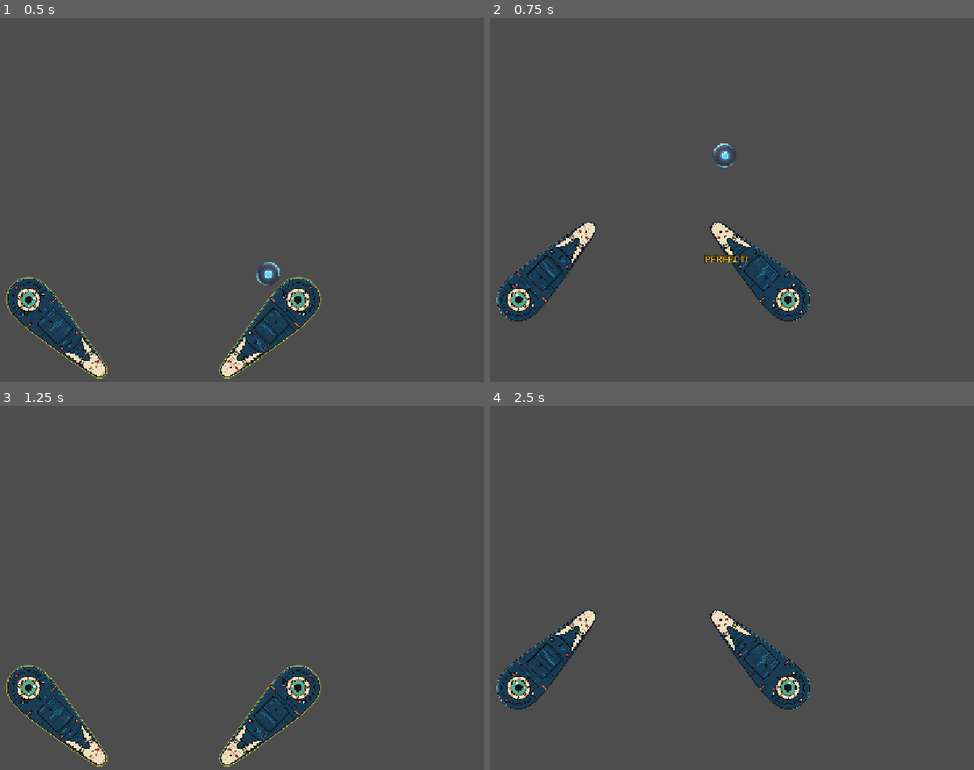
Above: before the commit, frames 1-4 (two rows, left to right).
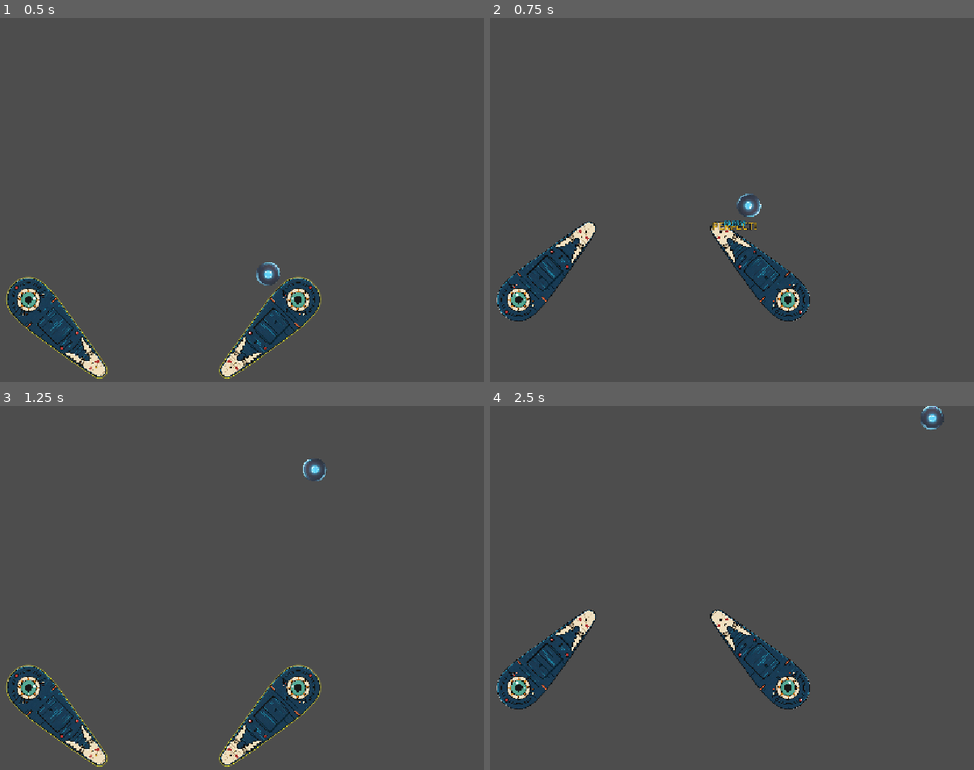
Above: after the commit, the same moments.

Repository: MoHoDu/godot-pinball-pjt
Game: Godot game, scene res://scenes/test_flipper/test_flipper.tscn
Same seed, same stepped clock (60 frames per second), same inputs: the game is played once before the commit and once after it.
Inputs:
- Up to frame 1 (0.5 s): no input
- Up to frame 2 (0.75 s): tap Enter at 0.5 s; hold D (flipper_select_right) from 0.53 s (still down); tap Space (flipper) at 0.6 s
- Up to frame 3 (1.25 s): keep holding D (flipper_select_right)
- Up to frame 4 (2.5 s): release D (flipper_select_right) at 1.28 s; hold S (flipper_select_down) 1.28-2.03 s; tap Space (flipper) at 1.35, 2.3 s; hold D (flipper_select_right) from 2.03 s (still down); tap 0 at 2.1 s

Frame 1 is identical in both runs. In frame 2, 0.6% of the frame differs, in the area x 44-57%, y 34-68%; in frame 3, 0.2%; in frame 4, 0.2%.

Commit message:
feat: Limit flipper impact speed and prevent duplicate hits
작업 목표: 플리퍼 반사의 등급별 속도 상한을 정의하고 동일 물리 프레임의 중복 충돌 가속을 방지합니다.

작업 상세:
- [x] 일반 최대 속도 1540px/s와 정확 패링 최대 속도 1700px/s 공용 설정 추가
- [x] 물리 반사와 패링 배율 이후 최종 방향을 유지하는 속도 Clamp 추가
- [x] 공 단위 물리 프레임 충돌 잠금으로 좌우 서브 플리퍼 이중 처리 방지
- [x] 패링 결과 및 피드백 신호의 동일 충돌 중복 발생 방지
- [x] 이동된 테스트 씬 경로 참조 수정 및 HUD 최대 속도 표시
- [x] 최대 속도와 충돌 잠금 자동 테스트 추가
- [ ] Godot 기본 충돌 이후 실제 linear_velocity 최종 상한 확정

에러 및 비고:
- 전체 공·플리퍼 자동 테스트 15개 통과
- 현재 Clamp 이후 Godot 기본 충돌이 속도를 다시 추가할 수 있어 공 중심의 최종 확정 단계가 필요함
- Headless 실행의 기존 선택 셰이더 컴파일 경고는 테스트 결과에 영향 없음

Diff:
--- a/scenes/test_flipper/test_flipper_parry.tscn
+++ b/scenes/test_flipper/test_flipper_parry.tscn
@@ -34,14 +34,14 @@
 offset_left = 20.0
 offset_top = 20.0
 offset_right = 590.0
-offset_bottom = 265.0
+offset_bottom = 292.0
 
 [node name="GuideLabel" type="Label" parent="ParryTestGuide/Panel" index="0" unique_id=1362814704]
 layout_mode = 0
 offset_left = 16.0
 offset_top = 12.0
 offset_right = 554.0
-offset_bottom = 230.0
+offset_bottom = 258.0
 theme_override_font_sizes/font_size = 18
 text = "일반·정확 패링 테스트 로딩 중..."
 
--- a/scripts/flipper_system/flipper.gd
+++ b/scripts/flipper_system/flipper.gd
@@ -35,6 +35,9 @@
 )
 const FlipperParryFeedbackClass := preload(
 	"res://scripts/flipper_system/parrying/flipper_parry_feedback.gd"
+)
+const FlipperCollisionGuardClass := preload(
+	"res://scripts/flipper_system/parrying/flipper_collision_guard.gd"
 )
 const DEFAULT_STATE_RULES: Resource = preload(
 	"res://settings/flippers/FlipperStateRules.tres"
@@ -68,6 +71,7 @@
 var _parry_rules: Resource = DEFAULT_PARRY_RULES
 var _state_machine: RefCounted
 var _parry_evaluator: RefCounted = FlipperParryEvaluatorClass.new()
+var _collision_guard: RefCounted = FlipperCollisionGuardClass.new()
 var _is_selected: bool = false
 @export_storage var _source_collision_polygon := PackedVector2Array()
 @export_storage var _source_collision_position := Vector2.ZERO
@@ -748,6 +752,15 @@
 
 		if hit.is_empty():
 			continue
+		if bool(_collision_guard.call(
+			&"was_resolved_this_physics_frame",
+			ball
+		)):
+			continue
+
+		# 충돌을 발견한 첫 플리퍼가 이 물리 프레임의 처리 권한을 가집니다.
+		# 공 메타데이터를 사용하므로 서로 다른 서브 플리퍼 인스턴스도 같은 값을 공유합니다.
+		_collision_guard.call(&"mark_resolved", ball)
 
 		var hit_point: Vector2 = hit.get(&"point", ball_collision.global_position)
 		var hit_normal: Vector2 = hit.get(&"normal", Vector2.UP)
@@ -827,6 +840,10 @@
 		resolved_velocity,
 		parry_grade
 	)
+	resolved_velocity = apply_parry_maximum_speed(
+		resolved_velocity,
+		parry_grade
+	)
 	var velocity_change := resolved_velocity - ball.linear_velocity
 	if velocity_change.is_zero_approx():
 		return false
@@ -1087,6 +1104,27 @@
 	) as Vector2
 
 
+func get_parry_maximum_speed(parry_grade: int) -> float:
+	return float(_parry_evaluator.call(
+		&"get_maximum_speed",
+		parry_grade,
+		parry_rules
+	))
+
+
+## 패링 배율까지 적용된 최종 방향을 유지하면서 등급별 속력 상한을 적용합니다.
+func apply_parry_maximum_speed(
+	reflected_velocity: Vector2,
+	parry_grade: int
+) -> Vector2:
+	return _parry_evaluator.call(
+		&"limit_velocity",
+		reflected_velocity,
+		parry_grade,
+		parry_rules
+	) as Vector2
+
+
 ## 현재 작동 상태의 경과 시간이 일반 패링 판정 안에 있는지 공개합니다.
 func is_parry_window() -> bool:
 	if get_current_state_type() != FlipperStateClass.Type.ACTIVE:
--- /dev/null
+++ b/scripts/flipper_system/parrying/flipper_collision_guard.gd
@@ -0,0 +1,27 @@
+class_name FlipperCollisionGuard
+extends RefCounted
+
+
+## 모든 플리퍼 인스턴스가 같은 공에서 공유하는 마지막 처리 물리 프레임입니다.
+## 한 그룹의 두 서브 플리퍼가 동시에 공을 감지해도 먼저 처리한 한 쪽만 충돌을 소유합니다.
+const LAST_RESOLVED_PHYSICS_FRAME_META: StringName = \
+	&"_flipper_last_resolved_physics_frame"
+
+
+func was_resolved_this_physics_frame(
+	ball: RigidBody2D,
+	physics_frame: int = Engine.get_physics_frames()
+) -> bool:
+	if not is_instance_valid(ball):
+		return false
+	return int(ball.get_meta(LAST_RESOLVED_PHYSICS_FRAME_META, -1)) \
+		== physics_frame
+
+
+func mark_resolved(
+	ball: RigidBody2D,
+	physics_frame: int = Engine.get_physics_frames()
+) -> void:
+	if not is_instance_valid(ball):
+		return
+	ball.set_meta(LAST_RESOLVED_PHYSICS_FRAME_META, physics_frame)
--- a/scripts/flipper_system/parrying/flipper_parry_evaluator.gd
+++ b/scripts/flipper_system/parrying/flipper_parry_evaluator.gd
@@ -62,6 +62,33 @@
 	return reflected_velocity * get_speed_multiplier(grade, rules)
 
 
+## 패링 등급별 최종 속도 상한을 반환합니다. 패링이 아니면 제한하지 않습니다.
+func get_maximum_speed(grade: Grade, rules: Resource) -> float:
+	if rules == null:
+		return INF
+
+	match grade:
+		Grade.PERFECT:
+			return maxf(float(rules.get(&"perfect_parry_maximum_speed")), 0.0)
+		_:
+			return maxf(float(rules.get(&"normal_maximum_speed")), 0.0)
+
+
+## 최종 반사 방향은 유지하면서 패링 등급별 최대 속력만 제한합니다.
+func limit_velocity(
+	velocity: Vector2,
+	grade: Grade,
+	rules: Resource
+) -> Vector2:
+	if velocity.is_zero_approx():
+		return velocity
+
+	var maximum_speed := get_maximum_speed(grade, rules)
+	if is_inf(maximum_speed) or velocity.length() <= maximum_speed:
+		return velocity
+	return velocity.normalized() * maximum_speed
+
+
 func get_grade_label(grade: Grade) -> String:
 	match grade:
 		Grade.NORMAL:
--- a/scripts/flipper_system/parrying/flipper_parry_rules.gd
+++ b/scripts/flipper_system/parrying/flipper_parry_rules.gd
@@ -25,6 +25,8 @@
 var _perfect_parry_window_time: float = 0.042
 var _normal_parry_speed_multiplier: float = 1.08
 var _perfect_parry_speed_multiplier: float = 1.18
+var _normal_maximum_speed: float = 1540.0
+var _perfect_parry_maximum_speed: float = 1700.0
 
 
 @export_category("플리퍼 공용 패링 설정")
@@ -237,3 +239,24 @@
 	set(value):
 		_perfect_parry_speed_multiplier = clampf(value, 0.0, 5.0)
 		emit_changed()
+
+
+@export_group("패링 최대 속도")
+
+## 정확 패링이 아닌 플리퍼 반사에 적용할 보드의 일반 최대 속력입니다.
+@export_range(0.0, 10000.0, 1.0, "suffix:px/s")
+var normal_maximum_speed: float:
+	get:
+		return _normal_maximum_speed
+	set(value):
+		_normal_maximum_speed = clampf(value, 0.0, 10000.0)
+		emit_changed()
+
+## 모든 배율과 각도 보정을 적용한 뒤 정확 패링 공이 가질 수 있는 최대 속력입니다.
+@export_range(0.0, 10000.0, 1.0, "suffix:px/s")
+var perfect_parry_maximum_speed: float:
+	get:
+		return _perfect_parry_maximum_speed
+	set(value):
+		_perfect_parry_maximum_speed = clampf(value, 0.0, 10000.0)
+		emit_changed()
--- a/settings/flippers/FlipperParryRules.tres
+++ b/settings/flippers/FlipperParryRules.tres
@@ -18,3 +18,5 @@
 perfect_parry_window_time = 0.042
 normal_parry_speed_multiplier = 1.08
 perfect_parry_speed_multiplier = 1.18
+normal_maximum_speed = 1540.0
+perfect_parry_maximum_speed = 1700.0
--- a/tests/ball_base_system/pinball_bounce_regression_test.gd
+++ b/tests/ball_base_system/pinball_bounce_regression_test.gd
@@ -1,6 +1,6 @@
 extends SceneTree
 
-const TEST_SCENE_PATH := "res://scenes/test_ball_physics.tscn"
+const TEST_SCENE_PATH := "res://scenes/test_ball/test_ball_physics.tscn"
 const MAX_PHYSICS_STEPS := 180
 const DIRECTION_EPSILON := 1.0
 
--- /dev/null
+++ b/tests/flipper_system/flipper_collision_guard_test.gd
@@ -0,0 +1,68 @@
+extends SceneTree
+
+
+const GUARD_SCRIPT_PATH := \
+	"res://scripts/flipper_system/parrying/flipper_collision_guard.gd"
+
+
+var _failures: Array[String] = []
+
+
+func _init() -> void:
+	call_deferred(&"_run")
+
+
+func _run() -> void:
+	var guard_script := load(GUARD_SCRIPT_PATH) as Script
+	_expect(guard_script != null, "동일 충돌 중복 적용 방지 스크립트가 필요하다.")
+	if guard_script == null:
+		_finish()
+		return
+
+	var left_guard := guard_script.new() as RefCounted
+	var right_guard := guard_script.new() as RefCounted
+	var first_ball := RigidBody2D.new()
+	var second_ball := RigidBody2D.new()
+	var test_frame := 120
+
+	_expect(not bool(left_guard.call(
+		&"was_resolved_this_physics_frame",
+		first_ball,
+		test_frame
+	)), "처리 전 공은 현재 프레임 충돌 잠금 상태가 아니어야 한다.")
+	left_guard.call(&"mark_resolved", first_ball, test_frame)
+	_expect(bool(right_guard.call(
+		&"was_resolved_this_physics_frame",
+		first_ball,
+		test_frame
+	)), "왼쪽 플리퍼가 기록한 공 잠금을 오른쪽 플리퍼도 공유해야 한다.")
+	_expect(not bool(right_guard.call(
+		&"was_resolved_this_physics_frame",
+		first_ball,
+		test_frame + 1
+	)), "다음 물리 프레임에는 같은 공을 다시 충돌 처리할 수 있어야 한다.")
+	_expect(not bool(right_guard.call(
+		&"was_resolved_this_physics_frame",
+		second_ball,
+		test_frame
+	)), "한 공의 충돌 잠금이 다른 공의 충돌까지 막으면 안 된다.")
+
+	first_ball.free()
+	second_ball.free()
+	_finish()
+
+
+func _expect(condition: bool, message: String) -> void:
+	if condition:
+		return
+	_failures.append(message)
+	push_error(message)
+
+
+func _finish() -> void:
+	if _failures.is_empty():
+		print("PASS: flipper_collision_guard_test")
+		quit(0)
+		return
+	print("FAIL: flipper_collision_guard_test (%d failures)" % _failures.size())
+	quit(1)
--- a/tests/flipper_system/flipper_parry_evaluator_test.gd
+++ b/tests/flipper_system/flipper_parry_evaluator_test.gd
@@ -33,9 +33,12 @@
 	rules.set(&"normal_parry_window_time", 0.095)
 	rules.set(&"perfect_parry_speed_multiplier", 1.18)
 	rules.set(&"normal_parry_speed_multiplier", 1.08)
+	rules.set(&"normal_maximum_speed", 1540.0)
+	rules.set(&"perfect_parry_maximum_speed", 1700.0)
 
 	_test_timing_boundaries(evaluator, rules)
 	_test_speed_multipliers(evaluator, rules)
+	_test_maximum_speed_limits(evaluator, rules)
 	_finish()
 
 
@@ -82,6 +85,57 @@
 			"패링 속도 배율은 이미 계산된 반사 방향을 바꾸면 안 된다.")
 
 
+func _test_maximum_speed_limits(evaluator: RefCounted, rules: Resource) -> void:
+	for method_name: StringName in [
+		&"get_maximum_speed",
+		&"limit_velocity",
+	]:
+		_expect(evaluator.has_method(method_name), \
+			"패링 최대 속도 처리를 위한 %s API가 필요하다." % method_name)
+	if not evaluator.has_method(&"get_maximum_speed") \
+		or not evaluator.has_method(&"limit_velocity"):
+		return
+
+	_expect_float(float(evaluator.call(
+		&"get_maximum_speed",
+		GRADE_NORMAL,
+		rules
+	)), 1540.0, "일반 패링은 일반 최대 속도를 사용해야 한다.")
+	_expect_float(float(evaluator.call(
+		&"get_maximum_speed",
+		GRADE_PERFECT,
+		rules
+	)), 1700.0, "정확 패링은 정확 최대 속도를 사용해야 한다.")
+
+	var fast_velocity := Vector2(1800.0, -2400.0)
+	var normal_limited: Vector2 = evaluator.call(
+		&"limit_velocity",
+		fast_velocity,
+		GRADE_NORMAL,
+		rules
+	)
+	var perfect_limited: Vector2 = evaluator.call(
+		&"limit_velocity",
+		fast_velocity,
+		GRADE_PERFECT,
+		rules
+	)
+	var no_parry_velocity: Vector2 = evaluator.call(
+		&"limit_velocity",
+		fast_velocity,
+		GRADE_NONE,
+		rules
+	)
+	_expect_float(normal_limited.length(), 1540.0, \
+		"일반 패링 최종 속력은 1540px/s를 넘으면 안 된다.")
+	_expect_float(perfect_limited.length(), 1700.0, \
+		"정확 패링 최종 속력은 1700px/s를 넘으면 안 된다.")
+	_expect_float(no_parry_velocity.length(), 1540.0, \
+		"정확 패링이 아닌 플리퍼 충돌은 일반 최대 속도를 사용해야 한다.")
+	_expect(normal_limited.normalized().is_equal_approx(fast_velocity.normalized()), \
+		"최대 속도 제한은 최종 반사 방향을 변경하면 안 된다.")
+
+
 func _expect_float(actual: float, expected: float, message: String) -> void:
 	_expect(absf(actual - expected) <= EPSILON, \
 		"%s (expected=%s, actual=%s)" % [message, expected, actual])
--- a/tests/flipper_system/flipper_parry_rules_test.gd
+++ b/tests/flipper_system/flipper_parry_rules_test.gd
@@ -91,6 +91,8 @@
 		&"perfect_parry_window_time",
 		&"normal_parry_speed_multiplier",
 		&"perfect_parry_speed_multiplier",
+		&"normal_maximum_speed",
+		&"perfect_parry_maximum_speed",
 	]
 
 	for property_name: StringName in required_properties:
@@ -107,6 +109,10 @@
 		"일반 패링 속도 배율은 기획서 권장값 1.08배여야 한다.")
 	_expect_float(float(rules.get(&"perfect_parry_speed_multiplier")), 1.18, \
 		"정확 패링 속도 배율은 기획서 권장값 1.18배여야 한다.")
+	_expect_float(float(rules.get(&"normal_maximum_speed")), 1540.0, \
+		"일반 최대 속도는 사각 보드 권장값 1540px/s여야 한다.")
+	_expect_float(float(rules.get(&"perfect_parry_maximum_speed")), 1700.0, \
+		"정확 패링 최대 속도는 사각 보드 권장값 1700px/s여야 한다.")
 
 
 func _test_overlay_draw_order(overlay_script: Script) -> void:
--- a/tests/flipper_system/flipper_rotation_sweep_test.gd
+++ b/tests/flipper_system/flipper_rotation_sweep_test.gd
@@ -13,6 +13,7 @@
 
 var _failures: Array[String] = []
 var _last_parry_event: Dictionary = {}
+var _duplicate_parry_signal_count := 0
 
 
 func _init() -> void:
@@ -38,6 +39,8 @@
 		&"get_parry_grade",
 		&"get_parry_speed_multiplier",
 		&"apply_parry_speed_multiplier",
+		&"get_parry_maximum_speed",
+		&"apply_parry_maximum_speed",
 	]
 
 	for method_name: StringName in required_methods:
@@ -59,6 +62,7 @@
 		_test_final_angle_detection(flipper)
 		await _test_swept_ball_resolution(flipper)
 		await _test_rotation_sweep_applies_timed_parry(flipper)
+		await _test_same_frame_sweep_is_resolved_once(flipper)
 		await _test_swept_ball_velocity_is_mass_independent(flipper)
 		await _test_final_overlap_uses_sweep_impulse(flipper)
 		await _test_active_state_runs_rotation_sweep(flipper)
@@ -383,6 +387,10 @@
 		expected_velocity,
 		int(direct_hit.get(&"contact_zone", PinballFlipper.ContactZone.B))
 	)
+	expected_velocity = flipper.apply_parry_maximum_speed(
+		expected_velocity,
+		0
+	)
 	var resolved_count := int(flipper.call(
 		&"resolve_rotation_sweep",
 		START_ROTATION,
@@ -430,6 +438,8 @@
 	rules.perfect_parry_window_time = 0.042
 	rules.normal_parry_speed_multiplier = 1.08
 	rules.perfect_parry_speed_multiplier = 1.18
+	rules.normal_maximum_speed = 1540.0
+	rules.perfect_parry_maximum_speed = 1700.0
 	var original_rules := flipper.parry_rules
 	flipper.set_parry_rules(rules)
 
@@ -455,12 +465,16 @@
 	var radial_vector := hit_point - flipper.global_position
 	var surface_velocity := Vector2(-radial_vector.y, radial_vector.x) \
 		* angular_velocity
-	var expected_velocity := flipper.calculate_physical_sweep_velocity(
+	var unbounded_velocity := flipper.calculate_physical_sweep_velocity(
 		incoming_velocity,
 		surface_velocity,
 		hit_normal,
 		1.0
 	) * 1.08
+	var expected_velocity := unbounded_velocity.normalized() * minf(
+		unbounded_velocity.length(),
+		1540.0
+	)
 
 	_last_parry_event.clear()
 	_expect(flipper.has_signal(&"parry_resolved"), \
@@ -490,6 +504,63 @@
 	flipper.set_parry_rules(original_rules)
 	ball.queue_free()
 	await process_frame
+
+
+func _test_same_frame_sweep_is_resolved_once(
+	flipper: PinballFlipper
+) -> void:
+	var ball := _create_impulse_test_ball("DuplicateGuardBall", 1.0)
+	ball.position = BALL_CENTER
+	ball.add_to_group(&"pinball_balls")
+	var ball_collision := CollisionShape2D.new()
+	ball_collision.name = "CollisionShape2D"
+	var circle := CircleShape2D.new()
+	circle.radius = BALL_RADIUS
+	ball_collision.shape = circle
+	ball.add_child(ball_collision)
+	root.add_child(ball)
+	await physics_frame
+
+	ball.global_position = BALL_CENTER
+	ball.linear_velocity = Vector2(40.0, 80.0)
+	_duplicate_parry_signal_count = 0
+	if not flipper.parry_resolved.is_connected(_count_duplicate_parry_signal):
+		flipper.parry_resolved.connect(_count_duplicate_parry_signal)
+
+	var first_count := flipper.resolve_rotation_sweep(
+		START_ROTATION,
+		END_ROTATION,
+		1.0 / 60.0,
+		0.0
+	)
+	var second_count := flipper.resolve_rotation_sweep(
+		START_ROTATION,
+		END_ROTATION,
+		1.0 / 60.0,
+		0.0
+	)
+	_expect(first_count == 1, \
+		"동일 물리 프레임의 첫 회전 충돌은 정상적으로 해결해야 한다.")
+	_expect(second_count == 0, \
+		"같은 공의 동일 물리 프레임 충돌은 두 번째 임펄스를 적용하면 안 된다.")
+	_expect(_duplicate_parry_signal_count == 1, \
+		"동일 충돌의 패링 결과와 피드백 신호도 한 번만 발생해야 한다.")
+
+	if flipper.parry_resolved.is_connected(_count_duplicate_parry_signal):
+		flipper.parry_resolved.disconnect(_count_duplicate_parry_signal)
+	ball.queue_free()
+	await process_frame
+
+
+func _count_duplicate_parry_signal(
+	_ball: RigidBody2D,
+	_grade: int,
+	_contact_point: Vector2,
+	_contact_zone: int,
+	_elapsed_time: float,
+	_multiplier: float
+) -> void:
+	_duplicate_parry_signal_count += 1
 
 
 func _on_test_parry_resolved(
--- a/tests/flipper_system/test_flipper_area_direction_scene_test.gd
+++ b/tests/flipper_system/test_flipper_area_direction_scene_test.gd
@@ -1,7 +1,8 @@
 extends SceneTree
 
 
-const TEST_SCENE_PATH := "res://scenes/test_flipper_area_direction.tscn"
+const TEST_SCENE_PATH := \
+	"res://scenes/test_flipper/test_flipper_area_direction.tscn"
 const EPSILON := 0.001
 
 
--- a/tests/flipper_system/test_flipper_parry.gd
+++ b/tests/flipper_system/test_flipper_parry.gd
@@ -210,6 +210,10 @@
 			_test_parry_rules.perfect_parry_window_time * 1000.0,
 			_test_parry_rules.normal_parry_window_time * 1000.0,
 		]
+		+ "최대 속도: 일반 %.0f / 정확 %.0f px/s\n" % [
+			_test_parry_rules.normal_maximum_speed,
+			_test_parry_rules.perfect_parry_maximum_speed,
+		]
 		+ "최근 결과: %s\n" % _last_result
 		+ "입력→접촉: %s / 적용 배율: %.2fx\n" % [
 			elapsed_text,
--- a/tests/flipper_system/test_flipper_parry_scene_test.gd
+++ b/tests/flipper_system/test_flipper_parry_scene_test.gd
@@ -1,7 +1,7 @@
 extends SceneTree
 
 
-const TEST_SCENE_PATH := "res://scenes/test_flipper_parry.tscn"
+const TEST_SCENE_PATH := "res://scenes/test_flipper/test_flipper_parry.tscn"
 const EPSILON := 0.001
 
 
@@ -43,6 +43,10 @@
 				"실전 모드는 기획서 정확 패링 시간 0.042초를 사용해야 한다.")
 			_expect_float(float(actual_rules.get(&"normal_parry_window_time")), 0.095, \
 				"실전 모드는 기획서 일반 패링 시간 0.095초를 사용해야 한다.")
+			_expect_float(float(actual_rules.get(&"normal_maximum_speed")), 1540.0, \
+				"실전 모드는 일반 최대 속도 1540px/s를 표시해야 한다.")
+			_expect_float(float(actual_rules.get(&"perfect_parry_maximum_speed")), 1700.0, \
+				"실전 모드는 정확 패링 최대 속도 1700px/s를 표시해야 한다.")
 
 		test_scene.call(&"select_test_mode", 2)
 		var normal_rules := test_scene.call(&"get_test_parry_rules") as Resource
--- a/tests/flipper_system/test_flipper_scene_test.gd
+++ b/tests/flipper_system/test_flipper_scene_test.gd
@@ -1,7 +1,7 @@
 extends SceneTree
 
 
-const TEST_SCENE_PATH := "res://scenes/test_flipper.tscn"
+const TEST_SCENE_PATH := "res://scenes/test_flipper/test_flipper.tscn"
 const EPSILON := 0.001
 
 
Not shown, added: scripts/flipper_system/parrying/flipper_collision_guard.gd.uid
Not shown, added: tests/flipper_system/flipper_collision_guard_test.gd.uid
